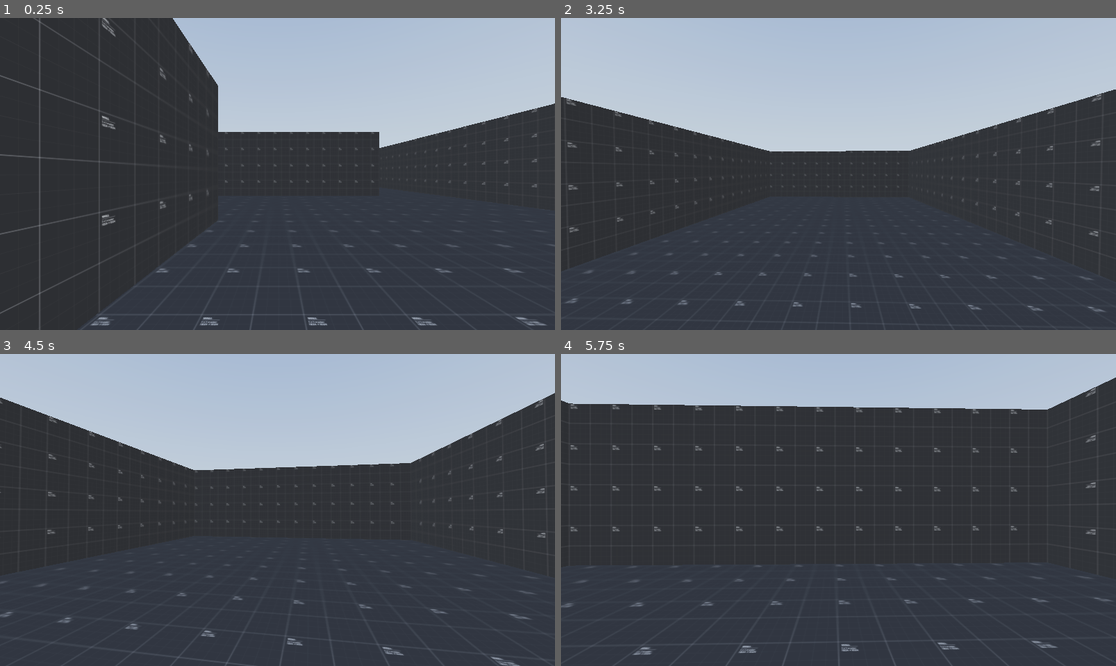
Above: before the commit, frames 1-4 (two rows, left to right).
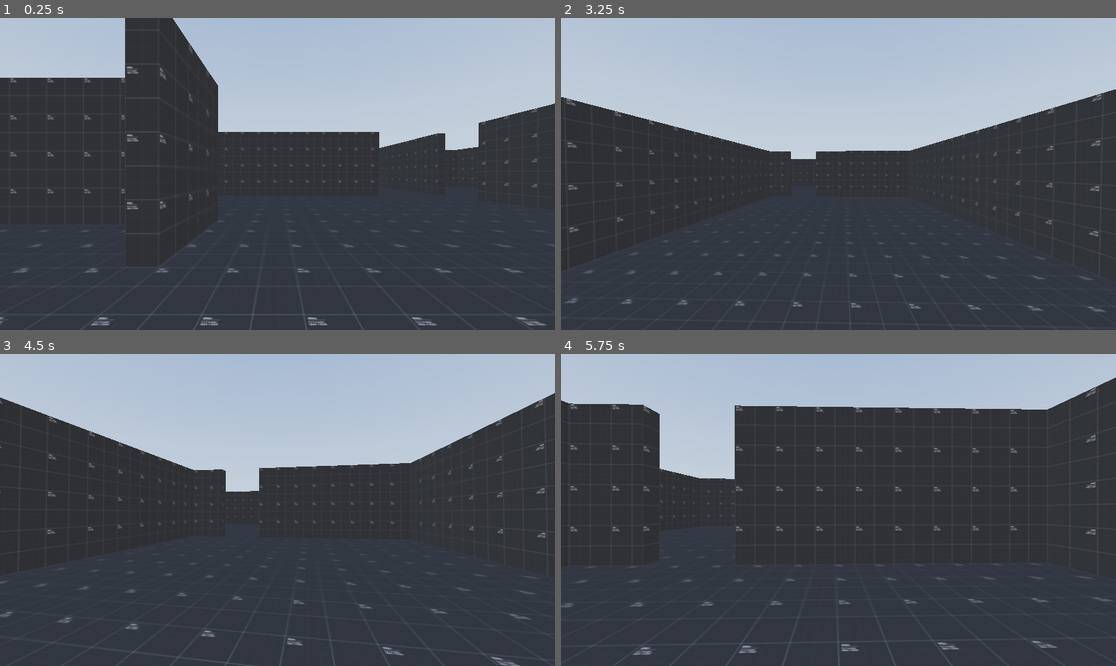
Above: after the commit, the same moments.

Repository: ThatNerdNxtDoor/GDCProjectSpring2023
Game: Godot game, scene res://scenes/SectorCGreybox.tscn
The game is run twice, just before and just after one commit, with the same random seed, the same clock (stepped at 60 frames per second) and the same inputs. This scene is started directly instead of the project's main scene. A sky picture missing from this copy of the repository is replaced by a grey-blue gradient.
Inputs (mouse positions are in pixels of both pictures, inside the frame that each line leads up to):
- Up to frame 1 (0.25 s): no input
- Up to frame 2 (3.25 s): tap Enter at 0.5 s; move the mouse to (866, 174) at 0.52 s; hold W (moveForward) from 0.53 s (still down); tap Space (jump) at 0.77, 1.52, 3.02 s; move the mouse to (810, 174) at 1.27 s; move the mouse to (849, 167) at 2.02 s; move the mouse to (832, 180) at 2.77 s
- Up to frame 3 (4.5 s): keep holding W (moveForward); move the mouse to (316, 513) at 3.52 s; tap Space (jump) at 3.77 s; move the mouse to (233, 506) at 4.27 s
- Up to frame 4 (5.75 s): keep holding W (moveForward); tap Space (jump) at 4.52 s; move the mouse to (844, 510) at 5.02 s

The runs differ from the first frame. In frame 1, 5.7% of the frame differs, in the area x 0-87%, y 0-100%; in frame 2, 0.1%; in frame 3, 0.4%; in frame 4, 3.2%.

Commit message:
Updated SectorCGreybox
Added doorway positions

Diff:
--- a/scenes/SectorCGreybox.tscn
+++ b/scenes/SectorCGreybox.tscn
@@ -116,8 +116,13 @@
 material = SubResource("StandardMaterial3D_uxfyy")
 
 [node name="CSGBox3D5" type="CSGBox3D" parent="ShipFunctionalitySector3"]
-transform = Transform3D(1, 0, 0, 0, 4.0095, 0, 0, 0, 1, 19.5, 2, -0.25)
-size = Vector3(23, 1, 0.5)
+transform = Transform3D(1, 0, 0, 0, 4.0095, 0, 0, 0, 1, 16.25, 2, -0.25)
+size = Vector3(16.5, 1, 0.5)
+material = SubResource("StandardMaterial3D_uxfyy")
+
+[node name="CSGBox3D25" type="CSGBox3D" parent="ShipFunctionalitySector3"]
+transform = Transform3D(1, 0, 0, 0, 4.0095, 0, 0, 0, 1, 29, 2, -0.25)
+size = Vector3(4, 1, 0.5)
 material = SubResource("StandardMaterial3D_uxfyy")
 
 [node name="CSGBox3D16" type="CSGBox3D" parent="ShipFunctionalitySector3"]
@@ -184,8 +189,13 @@
 material = SubResource("StandardMaterial3D_uxfyy")
 
 [node name="Wall2" type="CSGBox3D" parent="Hypersleep Ward"]
-transform = Transform3D(-4.37114e-08, 0, -1, 0, 3.96, 0, 1, 0, -4.37114e-08, 31.25, 2, -17.75)
-size = Vector3(35.5, 1, 0.5)
+transform = Transform3D(-4.37114e-08, 0, -1, 0, 3.96, 0, 1, 0, -4.37114e-08, 31.25, 2, -22)
+size = Vector3(27, 1, 0.5)
+material = SubResource("StandardMaterial3D_uxfyy")
+
+[node name="Wall5" type="CSGBox3D" parent="Hypersleep Ward"]
+transform = Transform3D(-4.37114e-08, 0, -1, 0, 3.96, 0, 1, 0, -4.37114e-08, 31.25, 2, -3)
+size = Vector3(6, 1, 0.5)
 material = SubResource("StandardMaterial3D_uxfyy")
 
 [node name="Wall3" type="CSGBox3D" parent="Hypersleep Ward"]
@@ -194,8 +204,13 @@
 material = SubResource("StandardMaterial3D_uxfyy")
 
 [node name="Wall4" type="CSGBox3D" parent="Hypersleep Ward"]
-transform = Transform3D(1, 0, 3.55271e-15, 0, 3.96, 0, -3.55271e-15, 0, 1, 19.5, 2, -10.75)
-size = Vector3(23, 1, 0.5)
+transform = Transform3D(1, 0, 3.55271e-15, 0, 3.96, 0, -3.55271e-15, 0, 1, 22.75, 2, -10.75)
+size = Vector3(16.5, 1, 0.5)
+material = SubResource("StandardMaterial3D_uxfyy")
+
+[node name="Wall7" type="CSGBox3D" parent="Hypersleep Ward"]
+transform = Transform3D(1, 0, 3.55271e-15, 0, 3.96, 0, -3.55271e-15, 0, 1, 10, 2, -10.75)
+size = Vector3(4, 1, 0.5)
 material = SubResource("StandardMaterial3D_uxfyy")
 
 [node name="Systems Ward" type="CSGCombiner3D" parent="."]
@@ -227,8 +242,13 @@
 material = SubResource("StandardMaterial3D_uxfyy")
 
 [node name="Wall6" type="CSGBox3D" parent="Systems Ward"]
-transform = Transform3D(1, 0, 3.55271e-15, 0, 3.96, 0, -3.55271e-15, 0, 1, 42, 2, -29.25)
-size = Vector3(13, 1, 0.5)
+transform = Transform3D(1, 0, 3.55271e-15, 0, 3.96, 0, -3.55271e-15, 0, 1, 44.25, 2, -29.25)
+size = Vector3(8.5, 1, 0.5)
+material = SubResource("StandardMaterial3D_uxfyy")
+
+[node name="Wall19" type="CSGBox3D" parent="Systems Ward"]
+transform = Transform3D(1, 0, 3.55271e-15, 0, 3.96, 0, -3.55271e-15, 0, 1, 36.625, 2, -29.25)
+size = Vector3(2.25, 1, 0.5)
 material = SubResource("StandardMaterial3D_uxfyy")
 
 [node name="Wall7" type="CSGBox3D" parent="Systems Ward"]
@@ -237,18 +257,33 @@
 material = SubResource("StandardMaterial3D_uxfyy")
 
 [node name="Wall8" type="CSGBox3D" parent="Systems Ward"]
-transform = Transform3D(-4.37114e-08, 0, 1, 0, 3.96, 0, -1, 0, -4.37114e-08, 48.25, 2, -20)
+transform = Transform3D(-4.37114e-08, 0, 1, 0, 3.96, 0, -1, 0, -4.37114e-08, 48.25, 2, -21.75)
+size = Vector3(14.5, 1, 0.5)
+material = SubResource("StandardMaterial3D_uxfyy")
+
+[node name="Wall20" type="CSGBox3D" parent="Systems Ward"]
+transform = Transform3D(-4.37114e-08, 0, 1, 0, 3.96, 0, -1, 0, -4.37114e-08, 48.25, 2, -11.5)
+size = Vector3(1, 1, 0.5)
+material = SubResource("StandardMaterial3D_uxfyy")
+
+[node name="Wall9" type="CSGBox3D" parent="Systems Ward"]
+transform = Transform3D(-4.37114e-08, 0, 1, 0, 3.96, 0, -1, 0, -4.37114e-08, 52.75, 2, 3)
+size = Vector3(3, 1, 0.5)
+material = SubResource("StandardMaterial3D_uxfyy")
+
+[node name="Wall22" type="CSGBox3D" parent="Systems Ward"]
+transform = Transform3D(-4.37114e-08, 0, 1, 0, 3.96, 0, -1, 0, -4.37114e-08, 52.75, 2, -20)
 size = Vector3(18, 1, 0.5)
 material = SubResource("StandardMaterial3D_uxfyy")
 
-[node name="Wall9" type="CSGBox3D" parent="Systems Ward"]
-transform = Transform3D(-4.37114e-08, 0, 1, 0, 3.96, 0, -1, 0, -4.37114e-08, 52.75, 2, -14.5)
-size = Vector3(38, 1, 0.5)
-material = SubResource("StandardMaterial3D_uxfyy")
-
 [node name="Wall10" type="CSGBox3D" parent="Systems Ward"]
-transform = Transform3D(1, 0, 3.55271e-15, 0, 3.96, 0, -3.55271e-15, 0, 1, 53, 2, -33.75)
-size = Vector3(17, 1, 0.5)
+transform = Transform3D(1, 0, 3.55271e-15, 0, 3.96, 0, -3.55271e-15, 0, 1, 56.75, 2, -33.75)
+size = Vector3(9.5, 1, 0.5)
+material = SubResource("StandardMaterial3D_uxfyy")
+
+[node name="Wall21" type="CSGBox3D" parent="Systems Ward"]
+transform = Transform3D(1, 0, 3.55271e-15, 0, 3.96, 0, -3.55271e-15, 0, 1, 47, 2, -33.75)
+size = Vector3(5, 1, 0.5)
 material = SubResource("StandardMaterial3D_uxfyy")
 
 [node name="Wall11" type="CSGBox3D" parent="Systems Ward"]
@@ -257,8 +292,13 @@
 material = SubResource("StandardMaterial3D_uxfyy")
 
 [node name="Wall12" type="CSGBox3D" parent="Systems Ward"]
-transform = Transform3D(1, 0, 3.55271e-15, 0, 3.96, 0, -3.55271e-15, 0, 1, 57.25, 2, -20)
-size = Vector3(8.5, 1, 0.5)
+transform = Transform3D(1, 0, 3.55271e-15, 0, 3.96, 0, -3.55271e-15, 0, 1, 54.5, 2, -20)
+size = Vector3(3, 1, 0.5)
+material = SubResource("StandardMaterial3D_uxfyy")
+
+[node name="Wall25" type="CSGBox3D" parent="Systems Ward"]
+transform = Transform3D(1, 0, 3.55271e-15, 0, 3.96, 0, -3.55271e-15, 0, 1, 60, 2, -20)
+size = Vector3(3, 1, 0.5)
 material = SubResource("StandardMaterial3D_uxfyy")
 
 [node name="Wall13" type="CSGBox3D" parent="Systems Ward"]
@@ -272,6 +312,36 @@
 material = SubResource("StandardMaterial3D_uxfyy")
 
 [node name="Wall15" type="CSGBox3D" parent="Systems Ward"]
-transform = Transform3D(-4.37114e-08, 0, -1, 0, 3.96, 0, 1, 0, -4.37114e-08, 40.25, 2, 0)
-size = Vector3(8, 1, 0.5)
-material = SubResource("StandardMaterial3D_uxfyy")
+transform = Transform3D(-4.37114e-08, 0, -1, 0, 3.96, 0, 1, 0, -4.37114e-08, 40.25, 2, 2.875)
+size = Vector3(2.75, 1, 0.5)
+material = SubResource("StandardMaterial3D_uxfyy")
+
+[node name="Wall26" type="CSGBox3D" parent="Systems Ward"]
+transform = Transform3D(-4.37114e-08, 0, -1, 0, 3.96, 0, 1, 0, -4.37114e-08, 40.25, 2, -2.5)
+size = Vector3(3, 1, 0.5)
+material = SubResource("StandardMaterial3D_uxfyy")
+
+[node name="Wall16" type="CSGBox3D" parent="Systems Ward"]
+transform = Transform3D(-4.37114e-08, 0, -1, 0, 3.96, 0, 1, 0, -4.37114e-08, 31.875, 2, -17.25)
+size = Vector3(0.5, 1, 0.75)
+material = SubResource("StandardMaterial3D_uxfyy")
+
+[node name="Wall17" type="CSGBox3D" parent="Systems Ward"]
+transform = Transform3D(-1, 0, 8.74228e-08, 0, 3.96, 0, -8.74228e-08, 0, -1, 44.75, 2, -33.125)
+size = Vector3(0.5, 1, 0.75)
+material = SubResource("StandardMaterial3D_uxfyy")
+
+[node name="Wall18" type="CSGBox3D" parent="Systems Ward"]
+transform = Transform3D(-1, 0, 8.74228e-08, 0, 3.96, 0, -8.74228e-08, 0, -1, 44.75, 2, -29.875)
+size = Vector3(0.5, 1, 0.75)
+material = SubResource("StandardMaterial3D_uxfyy")
+
+[node name="Wall23" type="CSGBox3D" parent="Systems Ward"]
+transform = Transform3D(-1, 0, 8.74228e-08, 0, 3.96, 0, -8.74228e-08, 0, -1, 52.75, 2, -32.5)
+size = Vector3(0.5, 1, 2)
+material = SubResource("StandardMaterial3D_uxfyy")
+
+[node name="Wall24" type="CSGBox3D" parent="Systems Ward"]
+transform = Transform3D(-1, 0, 8.74228e-08, 0, 3.96, 0, -8.74228e-08, 0, -1, 52.75, 2, -4.75)
+size = Vector3(0.5, 1, 7.25)
+material = SubResource("StandardMaterial3D_uxfyy")
